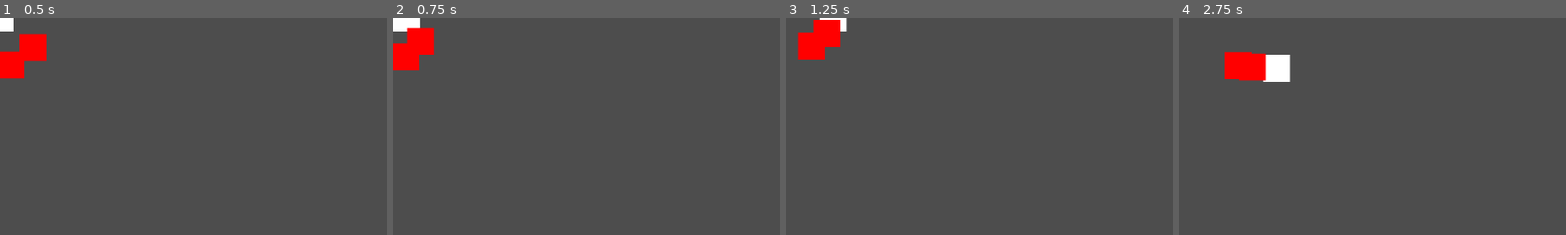
Above: before the commit, frames 1-4 (left to right).
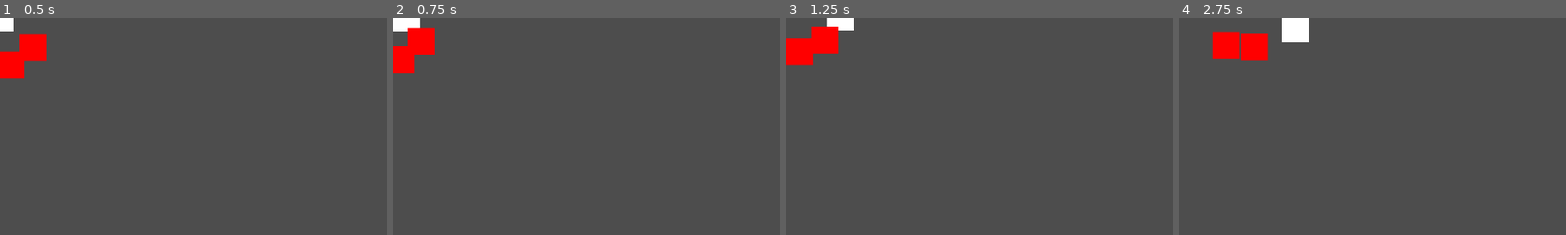
Above: after the commit, the same moments.

Repository: sombrero256/VampClone
Game: Godot game, scene res://Test.tscn
Two runs of this game, one before a commit and one after it. Both use one fixed random seed, a clock stepped at 60 frames per second and the inputs below.
Inputs:
- Up to frame 1 (0.5 s): no input
- Up to frame 2 (0.75 s): hold Right (right) from 0.53 s (still down)
- Up to frame 3 (1.25 s): keep holding Right (right)
- Up to frame 4 (2.75 s): release Right (right) at 1.28 s; hold S (down) 1.28-2.03 s; hold Right (right) from 2.03 s (still down)
The pictures show only the part of the screen within x 0-50%, y 0-50%; the shares and areas given below are measured in that part.

Frame 1 is identical in both runs. In frame 2, 0.3% of the frame differs, in the area x 0-11%, y 4-26%; in frame 3, 1.2%; in frame 4, 4.1%, in the area x 8-34%, y 0-30%.

Commit message:
enemies can touch the player now

Diff:
--- /dev/null
+++ b/EnemyScenes/EnemyHurtBox.tscn
@@ -0,0 +1,14 @@
+[gd_scene load_steps=3 format=3 uid="uid://qplfvjdtapgc"]
+
+[ext_resource type="Script" path="res://EnemyScenes/enemy_hurt_box.gd" id="1_ppyqf"]
+
+[sub_resource type="CircleShape2D" id="CircleShape2D_e2wp7"]
+
+[node name="HurtBox" type="Area2D"]
+script = ExtResource("1_ppyqf")
+
+[node name="CollisionShape2D" type="CollisionShape2D" parent="."]
+shape = SubResource("CircleShape2D_e2wp7")
+
+[connection signal="body_entered" from="." to="." method="_on_body_entered"]
+[connection signal="body_exited" from="." to="." method="_on_body_exited"]
--- a/EnemyScenes/enemy.tscn
+++ b/EnemyScenes/enemy.tscn
@@ -1,12 +1,15 @@
-[gd_scene load_steps=3 format=3 uid="uid://crlcgy1tsofs0"]
+[gd_scene load_steps=4 format=3 uid="uid://crlcgy1tsofs0"]
 
 [ext_resource type="PackedScene" uid="uid://c1hyusqyue7r2" path="res://EnemyScenes/EnemyMovementComponent.tscn" id="1_v6epu"]
+[ext_resource type="PackedScene" uid="uid://qplfvjdtapgc" path="res://EnemyScenes/EnemyHurtBox.tscn" id="2_hy0ws"]
 
 [sub_resource type="CircleShape2D" id="CircleShape2D_3j0n5"]
+radius = 20.3961
 
 [node name="Enemy" type="CharacterBody2D"]
 
 [node name="CollisionShape2D" type="CollisionShape2D" parent="."]
+position = Vector2(20, 20)
 shape = SubResource("CircleShape2D_3j0n5")
 
 [node name="EnemyMovementComponent" parent="." instance=ExtResource("1_v6epu")]
@@ -15,3 +18,7 @@
 offset_right = 40.0
 offset_bottom = 40.0
 color = Color(1, 0, 0, 1)
+
+[node name="HurtBox" parent="." instance=ExtResource("2_hy0ws")]
+position = Vector2(20, 20)
+scale = Vector2(2.425, 2.425)
--- /dev/null
+++ b/EnemyScenes/enemy_hurt_box.gd
@@ -0,0 +1,28 @@
+extends Area2D
+
+var touching_player = false
+# Called when the node enters the scene tree for the first time.
+func _ready() -> void:
+	pass # Replace with function body.
+
+
+# Called every frame. 'delta' is the elapsed time since the previous frame.
+func _process(delta: float) -> void:
+	if touching_player:
+		# damage
+		print('touching')
+	else:
+		print('not touching')
+	pass
+
+
+func _on_body_entered(body: Node2D) -> void:
+	if body.is_in_group("Player"):
+		touching_player = true
+	pass # Replace with function body.
+
+
+func _on_body_exited(body: Node2D) -> void:
+	if body.is_in_group("Player"):
+		touching_player = false
+	pass # Replace with function body.
--- a/PlayerScenes/Player.tscn
+++ b/PlayerScenes/Player.tscn
@@ -1,8 +1,11 @@
-[gd_scene load_steps=4 format=3 uid="uid://bv2lth071a2o2"]
+[gd_scene load_steps=5 format=3 uid="uid://bv2lth071a2o2"]
 
 [ext_resource type="PackedScene" uid="uid://p7n34e1115r3" path="res://PlayerScenes/movement_component.tscn" id="1_0rly8"]
 [ext_resource type="PackedScene" uid="uid://qwywgspyv7bu" path="res://PlayerScenes/stats_component.tscn" id="1_iqsip"]
 [ext_resource type="PackedScene" uid="uid://dr42wcypjhkji" path="res://WeaponScenes/BaseWeapon/weapon.tscn" id="1_oyuyn"]
+
+[sub_resource type="CircleShape2D" id="CircleShape2D_ti3m6"]
+radius = 19.2354
 
 [node name="Player" type="CharacterBody2D" groups=["Player"]]
 
@@ -19,3 +22,7 @@
 offset_bottom = 20.0
 
 [node name="MovementComponent" parent="." instance=ExtResource("1_0rly8")]
+
+[node name="CollisionShape2D" type="CollisionShape2D" parent="."]
+shape = SubResource("CircleShape2D_ti3m6")
+one_way_collision_margin = 0.0
--- a/WeaponScenes/e_heart_launcher.tscn
+++ b/WeaponScenes/HeartLauncher/e_heart_launcher.tscn
@@ -1,6 +1,6 @@
 [gd_scene load_steps=2 format=3 uid="uid://b0puwis37l0pv"]
 
-[ext_resource type="Script" path="res://WeaponScenes/e_heart_launcher.gd" id="1_7nryf"]
+[ext_resource type="Script" path="res://WeaponScenes/HeartLauncher/e_heart_launcher.gd" id="1_7nryf"]
 
 [node name="e_HeartLauncher" type="Node2D"]
 script = ExtResource("1_7nryf")
Renamed: WeaponScenes/e_heart_launcher.gd -> WeaponScenes/HeartLauncher/e_heart_launcher.gd
